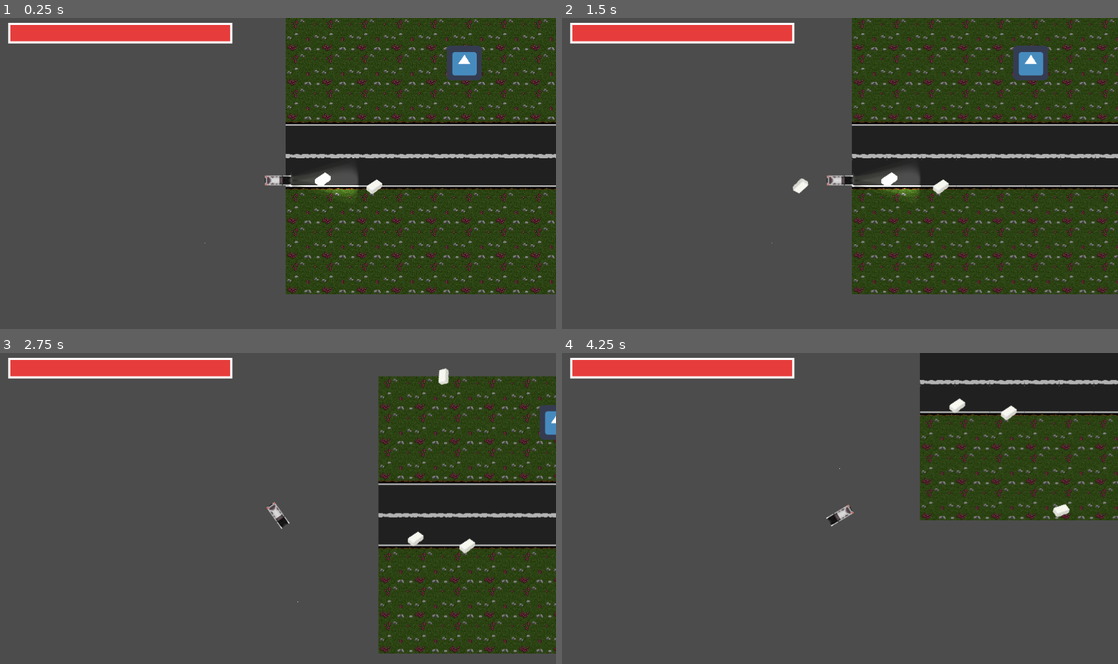
Above: before the commit, frames 1-4 (two rows, left to right).
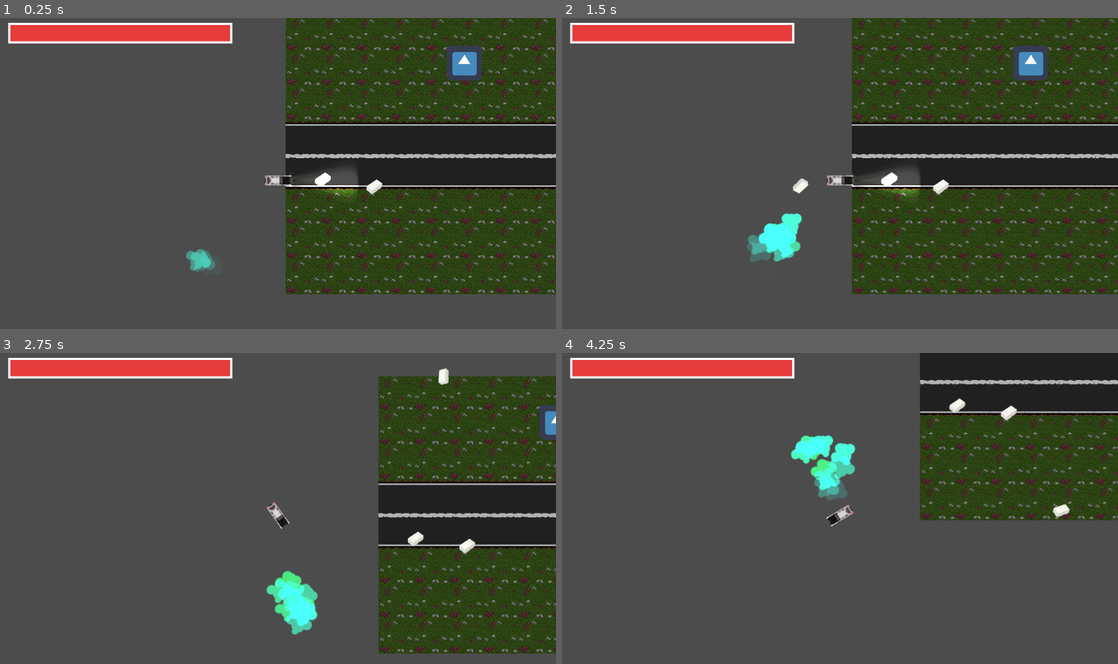
Above: after the commit, the same moments.

Repository: VictorChenJ/Tofu-Delivery-Simulator-Shoot-Out-Simulator-Game-D1
Game: Godot game, scene res://Scenes/Map.tscn
Same seed, same stepped clock (60 frames per second), same inputs: the game is played once before the commit and once after it. This scene is started directly instead of the project's main scene. The engine's default icon, where the game draws it, is replaced by a stand-in: a white triangle on a blue panel in a dark square.
Inputs (mouse positions are in pixels of both pictures, inside the frame that each line leads up to):
- Up to frame 1 (0.25 s): no input
- Up to frame 2 (1.5 s): move the mouse to (962, 164) at 0.52 s; hold A (steer_right) 0.53-1.28 s; click (962, 164) at 0.6 s; move the mouse to (728, 195) at 1.27 s; hold S (brake) from 1.28 s (still down); click (728, 195) at 1.35 s
- Up to frame 3 (2.75 s): move the mouse to (333, 443) at 2.02 s; release S (brake) at 2.03 s; hold A (steer_right) from 2.03 s (still down); click (333, 443) at 2.1 s
- Up to frame 4 (4.25 s): move the mouse to (812, 580) at 2.77 s; release A (steer_right) at 2.78 s; hold W (accelerate) 2.78-3.53 s; click (812, 580) at 2.85 s; move the mouse to (1006, 564) at 3.52 s; hold D (steer_left) from 3.53 s (still down); click (1006, 564) at 3.6 s

The runs differ from the first frame. In frame 1, 0.3% of the frame differs, in the area x 33-39%, y 72-82%; in frame 2, 1.0%; in frame 3, 1.2%; in frame 4, 1.4%, in the area x 41-53%, y 26-48%.

Commit message:
funky lights

Diff:
--- a/Scenes/delivery.tscn
+++ b/Scenes/delivery.tscn
@@ -1,7 +1,35 @@
-[gd_scene load_steps=3 format=2]
+[gd_scene load_steps=8 format=2]
 
 [ext_resource path="res://Scripts/delivery.gd" type="Script" id=1]
+[ext_resource path="res://asset/misc/particle beta.png" type="Texture" id=2]
 
+[sub_resource type="CanvasItemMaterial" id=5]
+blend_mode = 1
+light_mode = 2
+
+[sub_resource type="Gradient" id=2]
+offsets = PoolRealArray( 0, 0.109677, 0.316129, 0.696774, 0.851613, 0.993548, 1 )
+colors = PoolColorArray( 0.0313726, 0.411765, 0.54902, 0, 0.0705882, 0.380392, 0.4, 1, 0.0587281, 0.791284, 0.76435, 1, 0.0882557, 0.806909, 0.369879, 1, 0, 1, 0.137756, 1, 0.0901961, 1, 0, 0, 1, 1, 1, 1 )
+
+[sub_resource type="GradientTexture" id=3]
+gradient = SubResource( 2 )
+width = 5
+
+[sub_resource type="ParticlesMaterial" id=4]
+emission_shape = 1
+emission_sphere_radius = 22.8
+flag_disable_z = true
+direction = Vector3( 0, -1, 0 )
+gravity = Vector3( 0, 0, 0 )
+initial_velocity = 250.0
+initial_velocity_random = 0.63
+angular_velocity = 199.59
+orbit_velocity = 0.1
+orbit_velocity_random = 0.0
+radial_accel = 20.0
+scale = 1.3
+color = Color( 0, 0.729412, 1, 1 )
+color_ramp = SubResource( 3 )
 
 [sub_resource type="CircleShape2D" id=1]
 radius = 29.0689
@@ -10,7 +38,14 @@
 script = ExtResource( 1 )
 
 [node name="Particles2D" type="Particles2D" parent="."]
-amount = 6
+material = SubResource( 5 )
+position = Vector2( -2, 32 )
+amount = 12
+lifetime = 0.4
+speed_scale = 0.41
+explosiveness = 0.27
+process_material = SubResource( 4 )
+texture = ExtResource( 2 )
 
 [node name="CollisionShape2D" type="CollisionShape2D" parent="."]
 shape = SubResource( 1 )
Binary file added: asset/misc/particle beta.png
Not shown, added: asset/misc/particle beta.png.import
